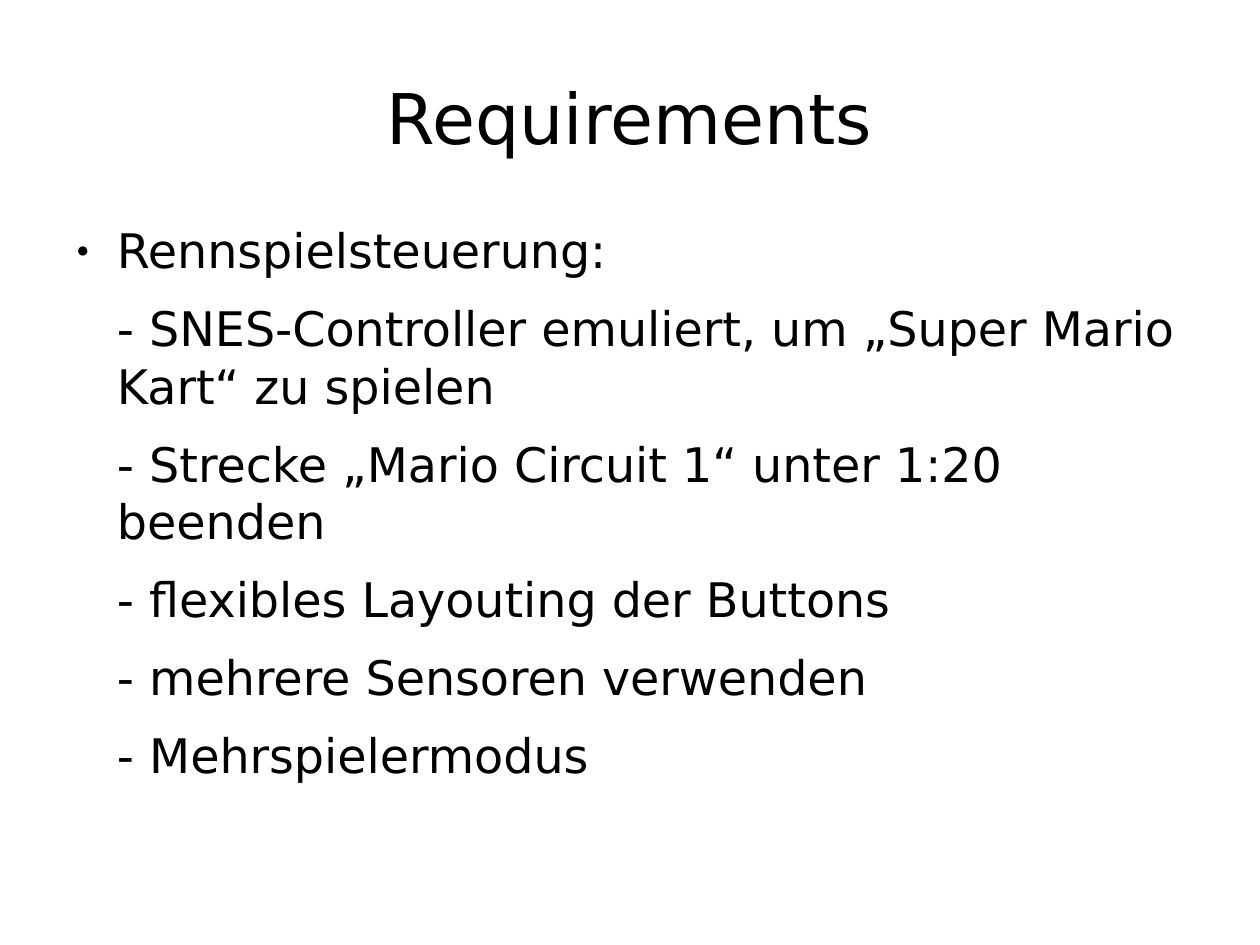
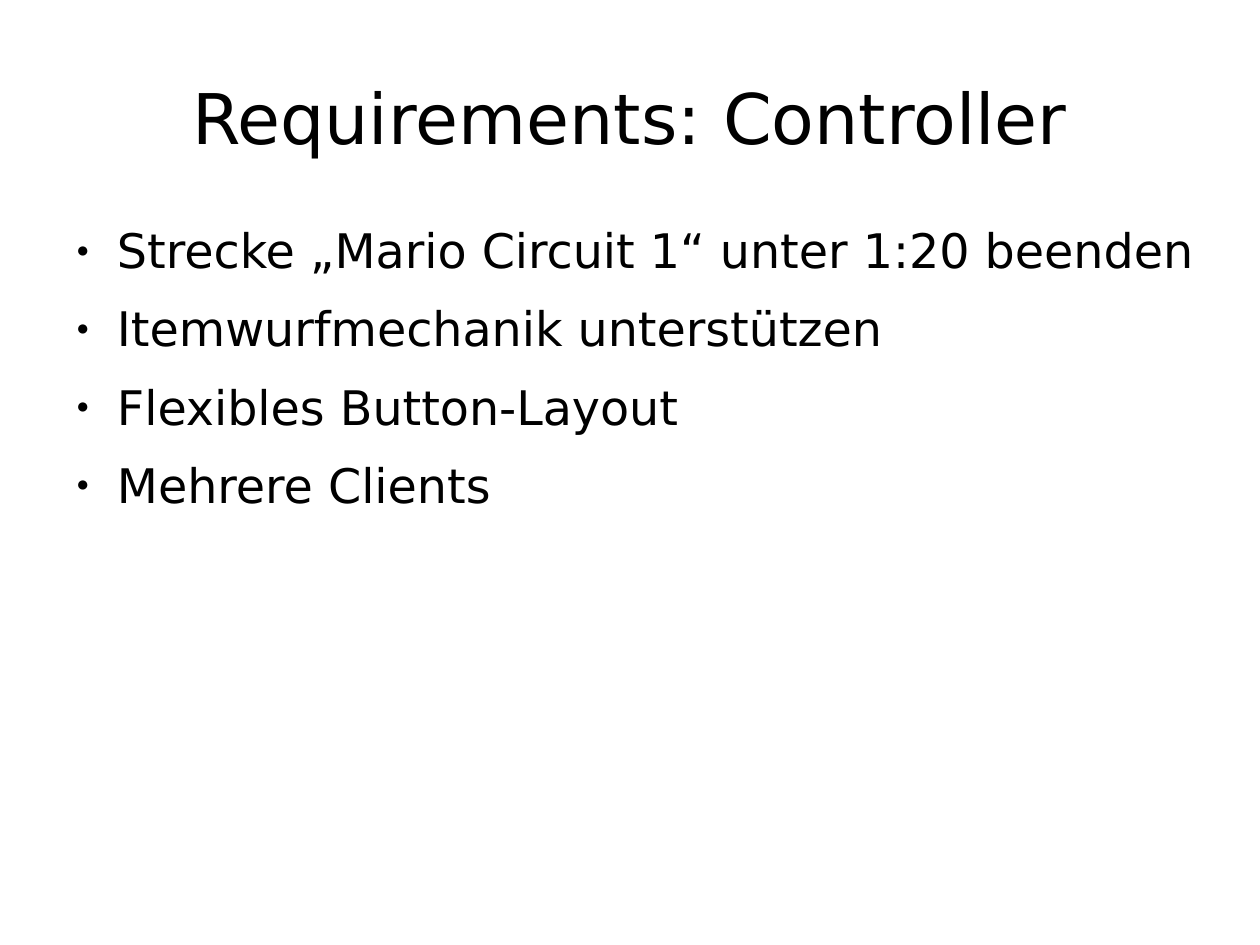
Before and after one commit to enra64/psychic-giggle, a slide deck: slide 7 of zwischenstand anfang dezember.odp (slide 6 before the commit). Drawn at 1260x945 pixels with LibreOffice and Linux fonts; fonts in the diff are those of the drawing. Boxes give left, top, right and bottom in pixels: in the first picture for what was removed or moved away, otherwise in the second. Text is boxed around its words. In the diff, an @@ line names an element or a change of style, - is before the commit and + after.

```diff
--- a/zwischenstand anfang dezember.odp
+++ b/zwischenstand anfang dezember.odp
@@ title at [192, 91, 1066, 159]: text changed @@
-Requirements
+Requirements: Controller
@@ text at [117, 231, 1193, 504]: text changed @@
-● Rennspielsteuerung:
-- SNES-Controller emuliert, um „Super Mario Kart“ zu spielen
-- Strecke „Mario Circuit 1“ unter 1:20 beenden
-- flexibles Layouting der Buttons
-- mehrere Sensoren verwenden
-- Mehrspielermodus
+● Strecke „Mario Circuit 1“ unter 1:20 beenden
+● Itemwurfmechanik unterstützen
+● Flexibles Button-Layout
+● Mehrere Clients
```
Also in this commit, not shown: 3 other slides changed, 3 slides added, 5 slides removed, 2 other files.
